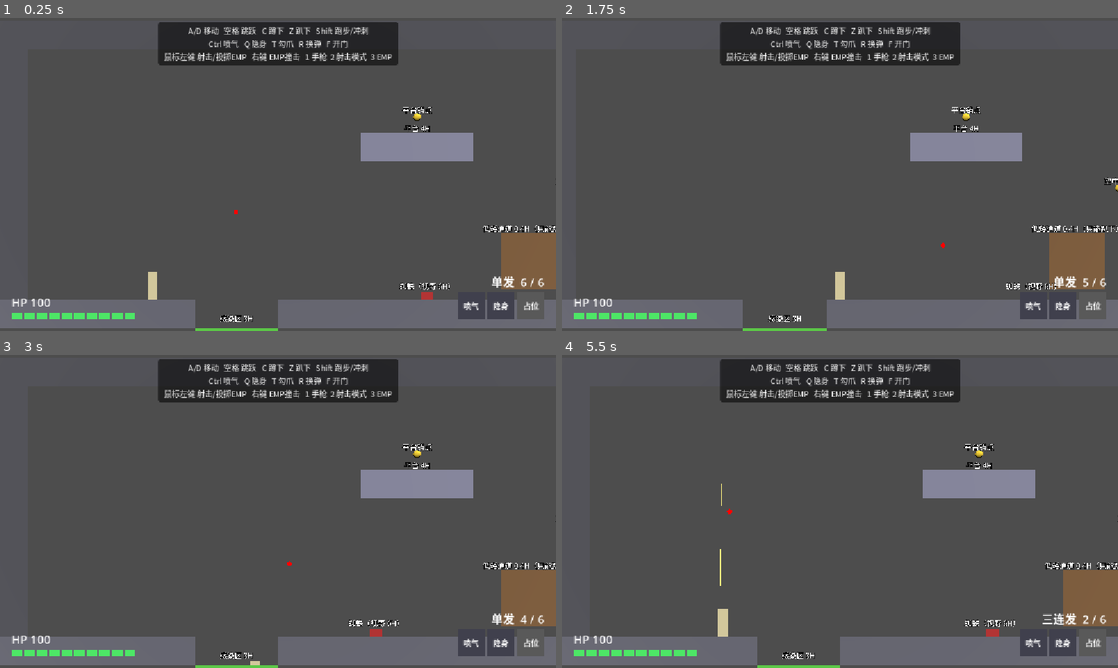
Above: before the commit, frames 1-4 (two rows, left to right).
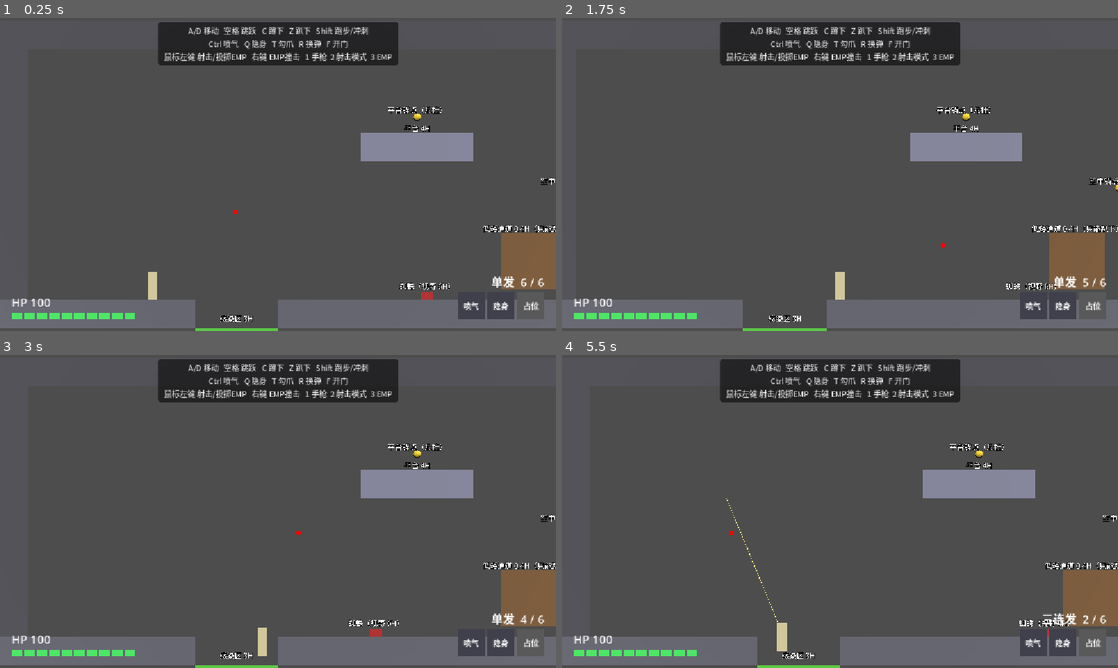
Above: after the commit, the same moments.

Repository: redleaf05812/yx01-prototype
Game: Godot game, scene res://scenes/room_01.tscn
Same seed, same stepped clock (60 frames per second), same inputs: the game is played once before the commit and once after it.
Inputs (mouse positions are in pixels of both pictures, inside the frame that each line leads up to):
- Up to frame 1 (0.25 s): no input
- Up to frame 2 (1.75 s): tap Enter at 0.5 s; move the mouse to (812, 237) at 0.52 s; hold Shift (run) 0.53-1.28 s; hold D (move_right) from 0.53 s (still down); tap T (grapple) at 0.6 s; click (812, 237) at 0.67 s; tap Space (jump) at 0.77, 1.07, 1.52, 1.55 s; move the mouse to (1006, 221) at 1.27 s; tap Shift (run) at 1.35 s
- Up to frame 3 (3 s): tap Space (jump) at 1.82, 2.1 s; move the mouse to (111, 464) at 2.02 s; release D (move_right) at 2.03 s; hold A (move_left) from 2.03 s (still down); tap T (grapple) at 2.3 s; move the mouse to (305, 511) at 2.77 s; right-click (305, 511) at 2.85 s; click (305, 511) at 2.92 s
- Up to frame 4 (5.5 s): tap Space (jump) at 3.02, 3.32, 3.77, 3.8, 4.07, 4.52, 4.82 s; tap Shift (run) at 3.05 s; move the mouse to (756, 433) at 3.52 s; hold C (crouch) 3.53-4.28 s; move the mouse to (962, 495) at 4.27 s; release A (move_left) at 4.28 s; hold D (move_right) from 4.28 s (still down); click (962, 495) at 4.35 s; tap T (grapple) at 4.55 s; move the mouse to (728, 527) at 5.02 s; hold Shift (run) from 5.03 s (still down); tap 2 (fire_mode) at 5.1 s; click (728, 527) at 5.17 s

The runs differ from the first frame. In frame 1, 0.2% of the frame differs, in the area x 69-100%, y 28-54%; in frame 2, 0.2%; in frame 3, 0.4%; in frame 4, 0.9%, in the area x 28-100%, y 28-95%.

Commit message:
Cliff-edge anchor auto pulls up onto ledge; air anchor hangs; first jump commits direction, double jump full air control

Diff:
--- a/scripts/game_config.gd
+++ b/scripts/game_config.gd
@@ -53,6 +53,9 @@
 var grapple_range := 7.2                # 720 uu (4H)
 var grapple_speed := 22.5               # 2250 uu/s
 var grapple_arrive_distance := 0.2      # 自定：到达阈值
+var pullup_up := 9.0                  # 悬崖拉上：向上速度 (m/s)
+var pullup_forward := 4.0               # 悬崖拉上：向前速度 (m/s)
+var pullup_time := 0.35                 # 悬崖拉上：持续时间 (s)，之后自然落到崖顶
 
 # ---- 手枪 ----
 var pistol_damage := 1.0
--- a/scripts/player.gd
+++ b/scripts/player.gd
@@ -56,6 +56,12 @@
 var _rope_mesh: ImmediateMesh
 var _grapple_hold := false   # 已勾住：静止挂在锚点上
 var _hold_pos := Vector3.ZERO
+var _anchor_node: Node = null     # 当前瞄准到的锚点
+var _grapple_node: Node = null    # 本次勾爪绑定的锚点
+var _pullup_left := 0.0           # 悬崖拉上剩余时间
+var _pullup_dir := 1.0
+var _jump_committed := false      # 一段跳已起跳：空中水平方向锁定，二段跳后恢复自由控制
+var _jump_vx := 0.0
 
 # 跳跃容错
 var _coyote_left := 0.0
@@ -401,6 +407,7 @@
 
 	# 第一个命中的表面必须是可勾的锚点（墙/地/天花板会挡住并显示红色）
 	_anchor_valid = not hit.is_empty() and hit.collider.is_in_group("grapple_anchor")
+	_anchor_node = hit.collider if _anchor_valid else null
 	if _anchor_valid:
 		_anchor = hit.position
 		_marker_mat.albedo_color = Color.GREEN
@@ -414,11 +421,11 @@
 
 
 func _grapple_step(_delta: float) -> void:
-	# 拉向锚点（用胸口对准锚点）；到达或撞到东西就停下，进入「静止悬挂」状态
+	# 拉向锚点（用胸口对准锚点）；到达或撞到锚点就结束拉拽；撞到墙则断绳下落
 	var to := _grapple_target - _chest()
 	to.z = 0.0
 	if to.length() <= Config.grapple_arrive_distance:
-		_grab()
+		_on_anchor_reached()
 		return
 	velocity = to.normalized() * Config.grapple_speed
 	velocity.z = 0.0
@@ -426,12 +433,12 @@
 	global_position.z = 0.0
 	if get_slide_collision_count() > 0:
 		if _touched_anchor():
-			_grab()
+			_on_anchor_reached()
 		else:
 			_end_grapple()  # 被墙/平台挡住：绳子断开，直接下落
 
 
-# 撞到的是锚点（而不是墙）才算勾住
+# 撞到的是锚点（不是墙）才算勾住
 func _touched_anchor() -> bool:
 	for i in get_slide_collision_count():
 		var c = get_slide_collision(i).get_collider()
@@ -440,7 +447,27 @@
 	return false
 
 
-# 勾住锚点后：完全静止（不受重力、不能移动），直到再按 T 松开或按跳跃起跳
+# 到达锚点：悬崖边锚点 → 自动拉上；空中锚点 → 悬挂
+func _on_anchor_reached() -> void:
+	var kind := "hang"
+	if _grapple_node != null:
+		kind = str(_grapple_node.get_meta("anchor_kind", "hang"))
+	if kind == "ledge":
+		_start_pullup()
+	else:
+		_grab()
+
+
+func _start_pullup() -> void:
+	_grapple_active = false
+	_grapple_hold = false
+	_pullup_left = Config.pullup_time
+	var d := signf(_grapple_target.x - global_position.x)
+	_pullup_dir = d if d != 0.0 else _facing
+	velocity = Vector3.ZERO
+
+
+# 空中锚点：完全静止悬挂，直到再按 T 松开或按跳跃起跳
 func _grab() -> void:
 	_grapple_active = false
 	_grapple_hold = true
@@ -491,11 +518,24 @@
 	if not _grapple_active and not _grapple_hold and Input.is_action_just_pressed("grapple") and _anchor_valid and not in_tunnel:
 		_grapple_active = true
 		_grapple_target = _anchor
+		_grapple_node = _anchor_node
 	if _grapple_active:
 		_grapple_step(delta)
 		_update_rope()
 		return
 
+	# 悬崖拉上：向上 + 向前冲一小段，之后自然落到崖顶
+	if _pullup_left > 0.0:
+		_pullup_left -= delta
+		velocity = Vector3(_pullup_dir * Config.pullup_forward, Config.pullup_up, 0.0)
+		move_and_slide()
+		global_position.z = 0.0
+		if _pullup_left <= 0.0:
+			_jumps_left = 2
+			_jump_committed = false
+		_update_rope()
+		return
+
 	_update_posture()
 	_update_combat(delta)
 	if Input.is_action_just_pressed("interact"):
@@ -503,6 +543,7 @@
 
 	if is_on_floor():
 		_jumps_left = 2
+		_jump_committed = false
 
 	var dir := Input.get_axis("move_left", "move_right")
 	if dir != 0.0:
@@ -550,6 +591,13 @@
 	if _jump_buffer_left > 0.0 and _posture != Posture.PRONE and _jumps_left > 0 \
 			and (is_on_floor() or _coyote_left > 0.0 or has_power) and not in_tunnel:
 		velocity.y = Config.jump_velocity
+		if _jumps_left == 2:
+			# 一段跳：方向在起跳时锁定（按住哪边就往哪边，松开就直上直下）
+			_jump_committed = true
+			_jump_vx = dir * _speed_for(_posture, running) if dir != 0.0 else 0.0
+		else:
+			# 二段跳：空中完全自由控制
+			_jump_committed = false
 		_jumps_left -= 1
 		_jump_buffer_left = 0.0
 		_coyote_left = 0.0
@@ -580,6 +628,8 @@
 		_dash_time_left -= delta
 		velocity.x = _dash_dir * Config.dash_speed
 		velocity.y = 0.0
+	elif _jump_committed and not is_on_floor():
+		velocity.x = _jump_vx
 	elif dir != 0.0:
 		velocity.x = dir * _speed_for(_posture, running)
 	elif is_on_floor():
--- a/scripts/room_builder.gd
+++ b/scripts/room_builder.gd
@@ -121,17 +121,20 @@
 
 
 # 勾爪锚点：独立小球，只有它们能被勾住（墙、地、平台、阻拦点本身都不能勾）
+# anchor_kind: "ledge" = 悬崖边，勾住后自动拉上崖顶；"hang" = 空中，勾住后悬挂静止
 func _build_anchors() -> void:
-	_add_anchor(Vector3(15 * H, (ROWS - 4) * H + 1.0, 0.0), "平台锚点")
-	_add_anchor(Vector3(24 * H, 1.8 + 3 * H + 1.0, 0.0), "阻拦点锚点")
-	_add_anchor(Vector3(20.5 * H, 1.8 + 4 * H, 0.0), "空中锚点")
-
-
-func _add_anchor(pos: Vector3, label: String) -> void:
+	_add_anchor(Vector3(15 * H, (ROWS - 4) * H + 1.0, 0.0), "平台锚点（悬挂）", "hang")
+	# 阻拦点左上角 = 悬崖边：锚点压在崖边上
+	_add_anchor(Vector3(23 * H, 1.8 + 3 * H + 0.1, 0.0), "悬崖边锚点（自动拉上）", "ledge")
+	_add_anchor(Vector3(20.5 * H, 1.8 + 4 * H, 0.0), "空中锚点（悬挂）", "hang")
+
+
+func _add_anchor(pos: Vector3, label: String, kind: String) -> void:
 	var r := 0.25
 	var body := StaticBody3D.new()
 	body.name = "GrappleAnchor"
 	body.add_to_group("grapple_anchor")
+	body.set_meta("anchor_kind", kind)
 	body.position = pos
 	var mat := StandardMaterial3D.new()
 	mat.albedo_color = COLOR_ANCHOR
